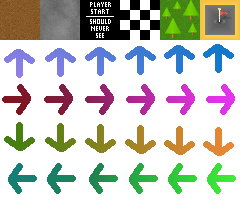
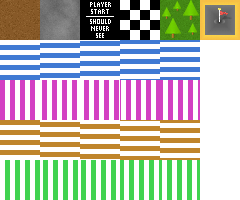
Layer changes from the first 240 × 200 image to the second:
added layer "Layer 6 copy" above "Layer 7 copy" over [0, 120, 200, 160]
added layer "Layer 7 copy" above "Layer 7" over [5, 160, 200, 200]
added layer "Layer 7" above "Layer 6" over [0, 80, 200, 120]
added layer "Layer 6" above "Layer 11" over [0, 40, 200, 80]
added layer "Layer 11" (70%) above "Layer 2" over [205, 45, 236, 194]
hid "Layer 2", painted on it, masked it over [2, 44, 236, 194]
